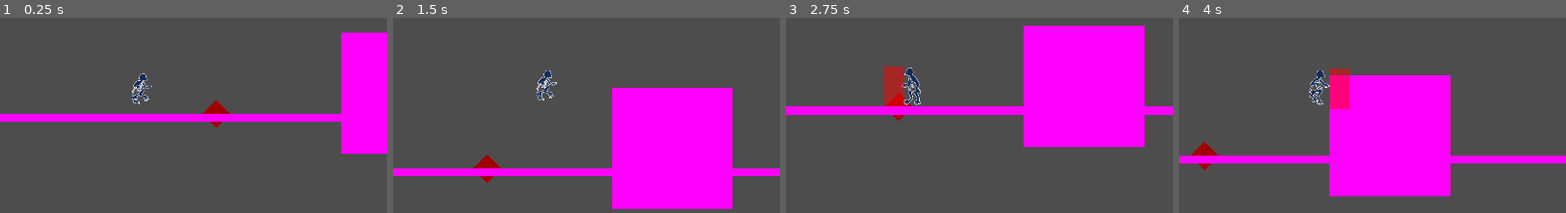
Above: before the commit, frames 1-4 (left to right).
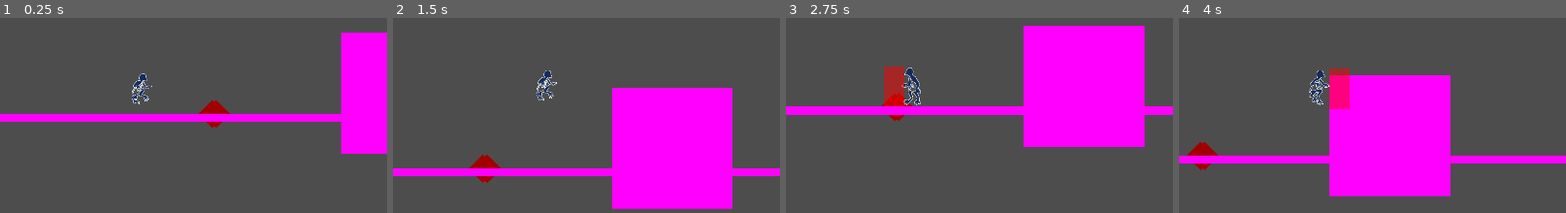
Above: after the commit, the same moments.

Repository: M4przybysz/Kamen-z-serca
Game: Godot game, scene res://src/main/main.tscn
Two runs of this game, one before a commit and one after it. Both use one fixed random seed, a clock stepped at 60 frames per second and the inputs below. The engine's default icon, where the game draws it, is replaced by a stand-in: a white triangle on a blue panel in a dark square.
Inputs (mouse positions are % of the whole screen's width and height, from its top left):
- Up to frame 1 (0.25 s): no input
- Up to frame 2 (1.5 s): move the mouse to (72, 50) at 0.52 s; hold D (move_right) from 0.53 s (still down); click (72, 50) at 0.6 s; tap Space (jump) at 0.77 s; move the mouse to (30, 61) at 1.27 s; tap Mouse wheel down (change_feather_down) at 1.35 s
- Up to frame 3 (2.75 s): tap Space (jump) at 1.52 s; click (30, 61) at 1.55 s; move the mouse to (60, 31) at 2.02 s; release D (move_right) at 2.03 s; hold A (move_left) from 2.03 s (still down); tap Mouse wheel up (change_feather_up) at 2.1 s; click (60, 31) at 2.3 s
- Up to frame 4 (4 s): move the mouse to (45, 78) at 2.77 s; release A (move_left) at 2.78 s; hold D (move_right) from 2.78 s (still down); tap Middle mouse button (feather_throw) at 2.85 s; tap Space (jump) at 3.02, 3.77 s; click (45, 78) at 3.05 s; move the mouse to (80, 72) at 3.52 s; tap Q (shield_use) at 3.6 s; click (80, 72) at 3.8 s
The pictures show only the part of the screen within x 32-82%, y 39-89%; the shares and areas given below are measured in that part.

The runs differ from the first frame. In frame 1, less than 0.1% of the frame differs, in the area x 51-56%, y 42-57%; in frame 2, less than 0.1%; in frame 3, less than 0.1%; in frame 4, 0.1%, in the area x 2-7%, y 63-79%.

Commit message:
Updated receiving dmg by the player

Diff:
--- a/la_creatura_game/src/gameplay/gameplay.tscn
+++ b/la_creatura_game/src/gameplay/gameplay.tscn
@@ -22,8 +22,11 @@
 process_mode = 1
 script = ExtResource("1_i11ig")
 
-[node name="Spike" parent="." instance=ExtResource("3_i21sc")]
+[node name="Spike" parent="." groups=["enemy"] instance=ExtResource("3_i21sc")]
 position = Vector2(1191, 651)
+
+[node name="Spike2" parent="." groups=["enemy"] instance=ExtResource("3_i21sc")]
+position = Vector2(1181, 651)
 
 [node name="Block" type="StaticBody2D" parent="."]
 position = Vector2(1500, 450)
--- a/la_creatura_game/src/player/player.gd
+++ b/la_creatura_game/src/player/player.gd
@@ -19,13 +19,22 @@
 # Assign timers to variables
 @onready var slide_timer: Timer = $Timers/SlideTimer
 @onready var wing_attack_timer: Timer = $Timers/WingAttackTimer
+@onready var damage_timer: Timer = $Timers/DamageTimer
 
 # Assign exportable variables <--- add more exportables if needed later
 @export var movement_speed = 350.0
 @export var jump_velocity = -550.0
 
+# Dictionaries
+var dmg_dictionary = { # Disctionary used to determine the dmg taken by the player by the name of the enemy's attack
+	"enemy" : 1, 	# Test value
+	# Add more values here (format "attack_name" : damage)
+}
+
 # Dynamic playthrough variables
 var last_direction = 1
+var dmg_source_count = 0
+var dmg_taken = 0
 var active_feather: int = 0
 var isGrabbing: bool = false
 var isDashing: bool = false
@@ -176,8 +185,19 @@
 # Hitboxes and hurtboxes handling
 #########################################
 func _on_hurtbox_area_entered(area: Area2D) -> void:
-	if area.is_in_group("enemy") && canBeDamaged:
-		gameplay.decrease_hp(1)
+	dmg_source_count += 1
+	for group in dmg_dictionary:
+		if area.is_in_group(group):
+			dmg_taken += dmg_dictionary[group]
+	if damage_timer.is_stopped():
+		gameplay.decrease_hp(floor(dmg_taken/dmg_source_count))
+		damage_timer.start()
+
+func _on_hurtbox_area_exited(area: Area2D) -> void:
+	dmg_source_count -= 1
+	for group in dmg_dictionary:
+		if area.is_in_group(group):
+			dmg_taken -= dmg_dictionary[group]
 
 #########################################
 # Timers handling
@@ -190,13 +210,17 @@
 	slide_collision.disabled = true
 	animated_sprite.rotation_degrees = 0
 	slide_timer.stop()
-	slide_timer.wait_time = 0.3
 
 func _on_wing_attack_timer_timeout() -> void:
 	wing_attack_collision.disabled = true
 	wing_attack_collision.visible = false
 	wing_attack_timer.stop()
-	wing_attack_timer.wait_time = 0.5
+
+func _on_damage_timer_timeout() -> void:
+	damage_timer.stop()
+	if dmg_source_count > 0:
+		gameplay.decrease_hp(floor(dmg_taken/dmg_source_count))
+		damage_timer.start()
 
 #########################################
 # Leveling up
--- a/la_creatura_game/src/player/player.tscn
+++ b/la_creatura_game/src/player/player.tscn
@@ -99,6 +99,8 @@
 [node name="WingAttackTimer" type="Timer" parent="Timers"]
 wait_time = 0.5
 
+[node name="DamageTimer" type="Timer" parent="Timers"]
+
 [node name="NormalCollision" type="CollisionShape2D" parent="."]
 position = Vector2(25, 50)
 shape = SubResource("RectangleShape2D_85ty6")
@@ -180,7 +182,9 @@
 
 [connection signal="timeout" from="Timers/SlideTimer" to="." method="_on_slide_timer_timeout"]
 [connection signal="timeout" from="Timers/WingAttackTimer" to="." method="_on_wing_attack_timer_timeout"]
+[connection signal="timeout" from="Timers/DamageTimer" to="." method="_on_damage_timer_timeout"]
 [connection signal="area_entered" from="Hurtbox" to="." method="_on_hurtbox_area_entered"]
+[connection signal="area_exited" from="Hurtbox" to="." method="_on_hurtbox_area_exited"]
 
 [editable path="Feathers/StoneFeather"]
 [editable path="Feathers/CopperFeather"]
Not shown: 1 places in la_creatura_game/src/gameplay/gameplay.tscn that only renumber resources
